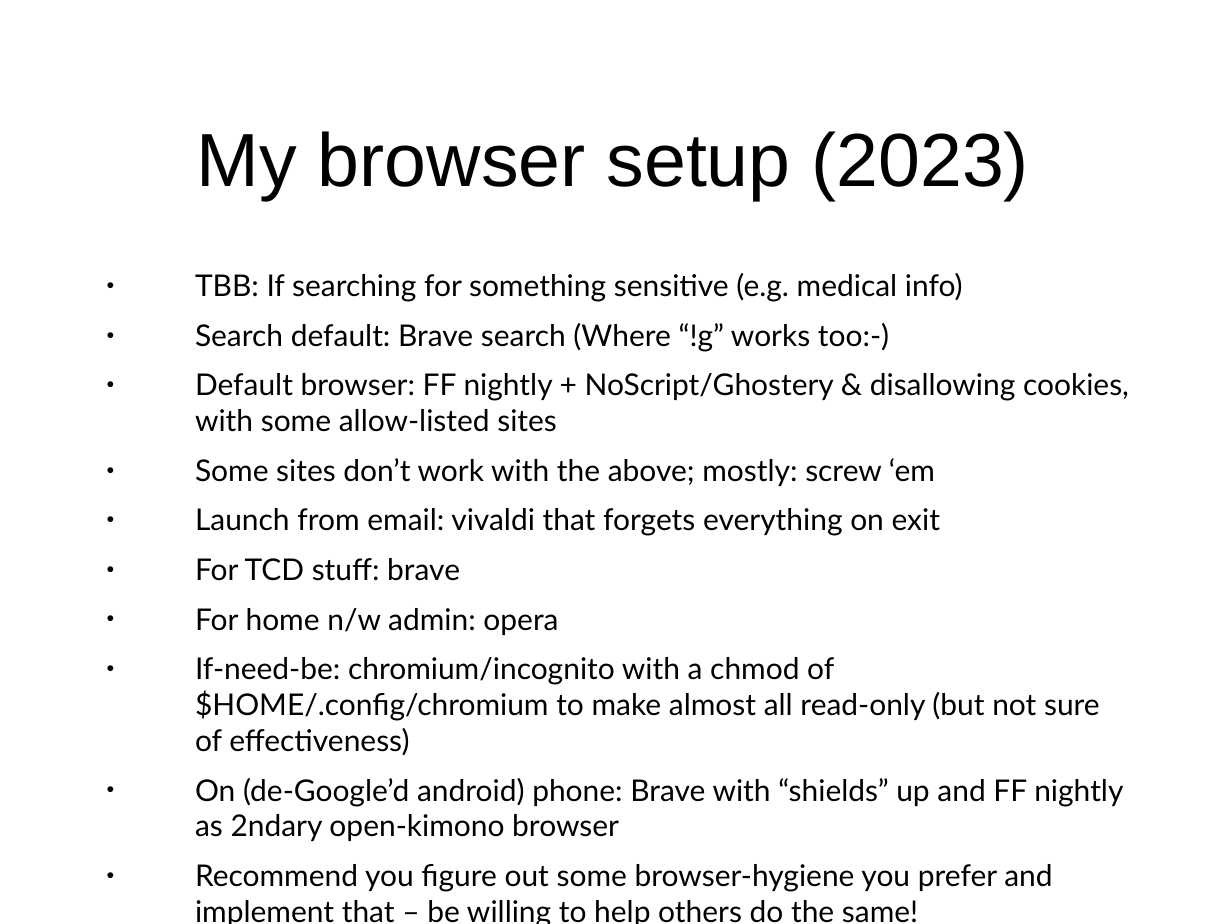
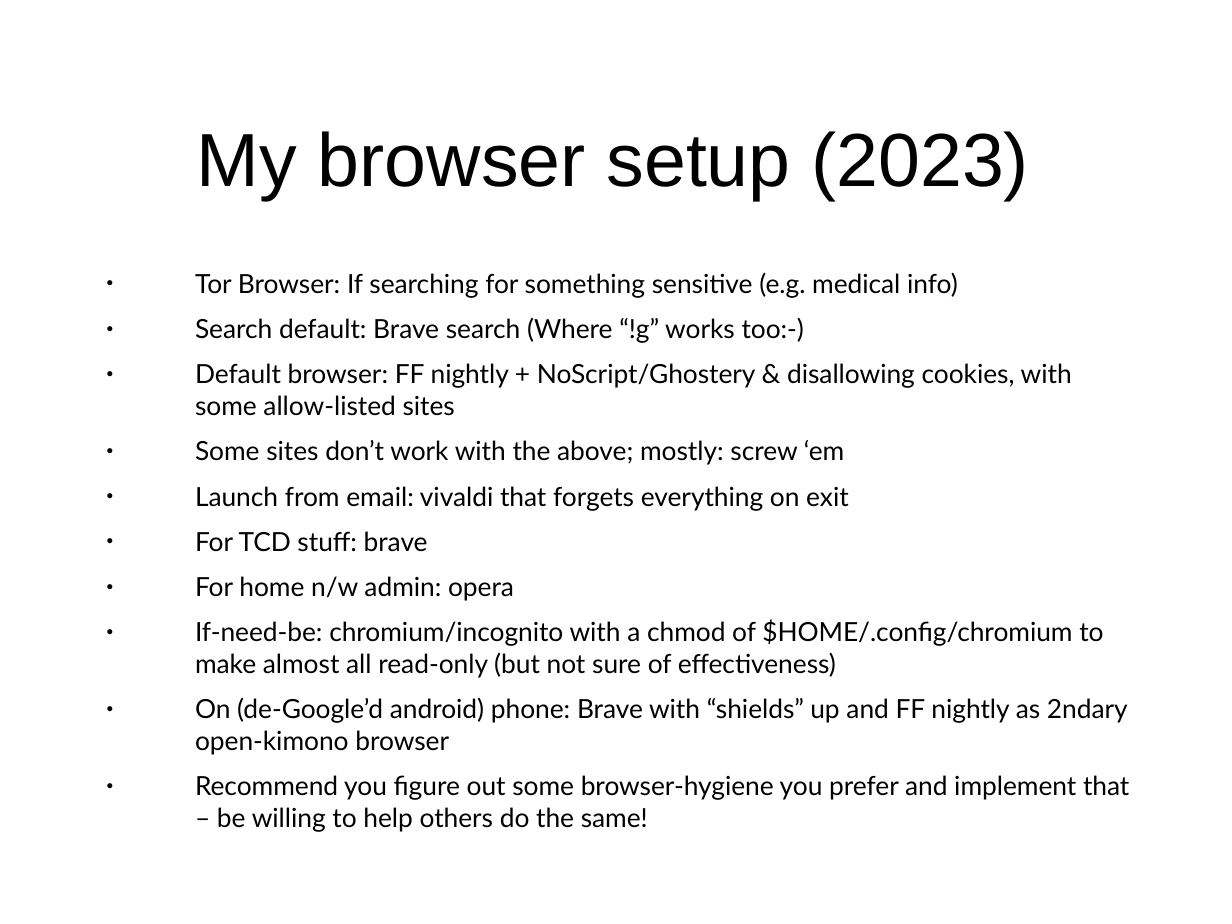
Before and after one commit to sftcd/cs7053, a slide deck: slide 52 of 2023lectures/02-concepts.odp. Drawn at 1232x924 pixels with LibreOffice and Linux fonts; fonts in the diff are those of the drawing. Boxes give left, top, right and bottom in pixels: in the first picture for what was removed or moved away, otherwise in the second. Text is boxed around its words. In the diff, an @@ line names an element or a change of style, - is before the commit and + after.

```diff
--- a/2023lectures/02-concepts.odp
+++ b/2023lectures/02-concepts.odp
@@ text at box(195, 272, 958, 298): text changed; size 17.5 to 15.4 pt @@
-● TBB: If searching for something sensitive (e.g. medical info)
+● Tor Browser: If searching for something sensitive (e.g. medical info)
@@ text at box(195, 318, 1129, 832): size 17.5 to 15.4 pt @@
```
Also in this commit, not shown: 1 other slide changed, 1 other file.
